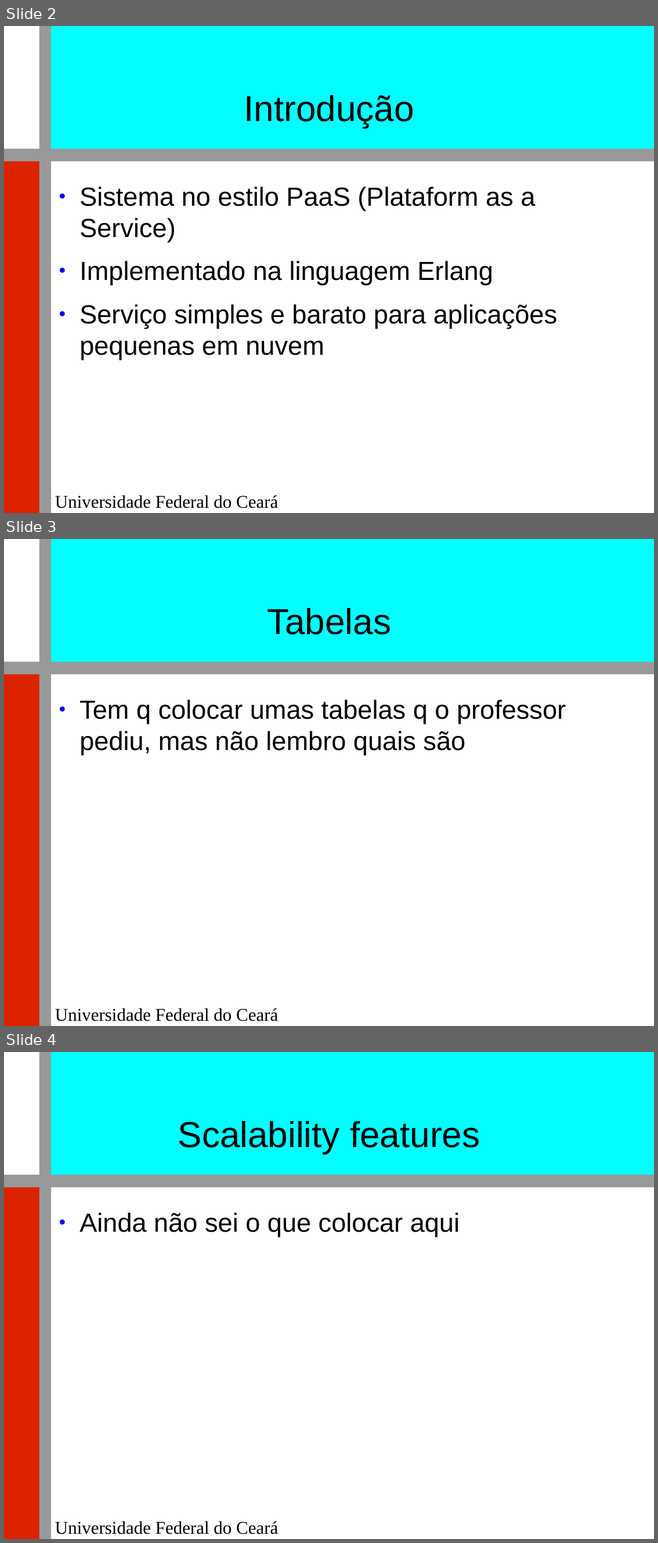
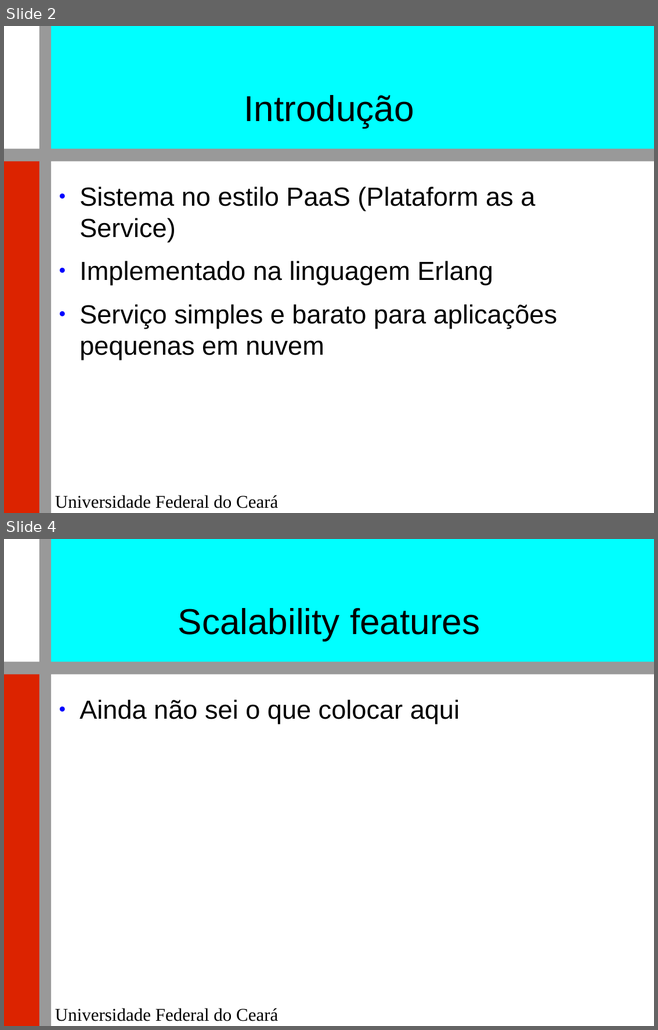
Before and after one commit to renatocjn/NoSQL_TF, a slide deck: Apresentação.odp. Shown one above the other, each under a label of ours: slides 2, 3 and 4 before the commit, slides 2 and 4 after it; the slides between them are not shown. The pictures are 658x1543 and 658x1030 pixels, drawn with LibreOffice and Linux fonts; fonts in the diff are those of the drawing; background and template pictures are left out. Boxes give left, top, right and bottom in pixels: in the first picture for what was removed or moved away, otherwise in the second. Text is boxed around its words. In the diff, an @@ line names an element or a change of style, - is before the commit and + after.

```diff
--- a/Apresentação.odp
+++ b/Apresentação.odp
@@ slide 3 removed at [4, 539, 654, 1026], background #FFFFFF; not listed: 5 template elements that a slide beside it also shows @@
@@ title removed at [267, 608, 391, 635] @@
-Tabelas
@@ text removed at [79, 700, 565, 755] @@
-● Tem q colocar umas tabelas q o professor pediu, mas não lembro quais são
```
Also in this commit, not shown: 4 slides changed, 1 slide added, 1 other file.
